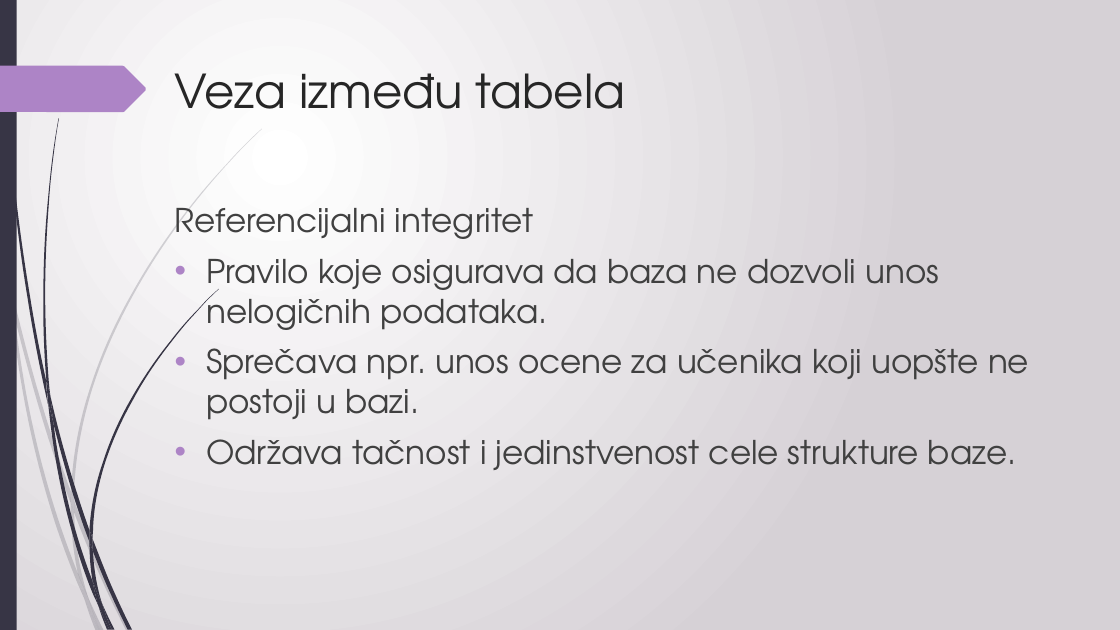
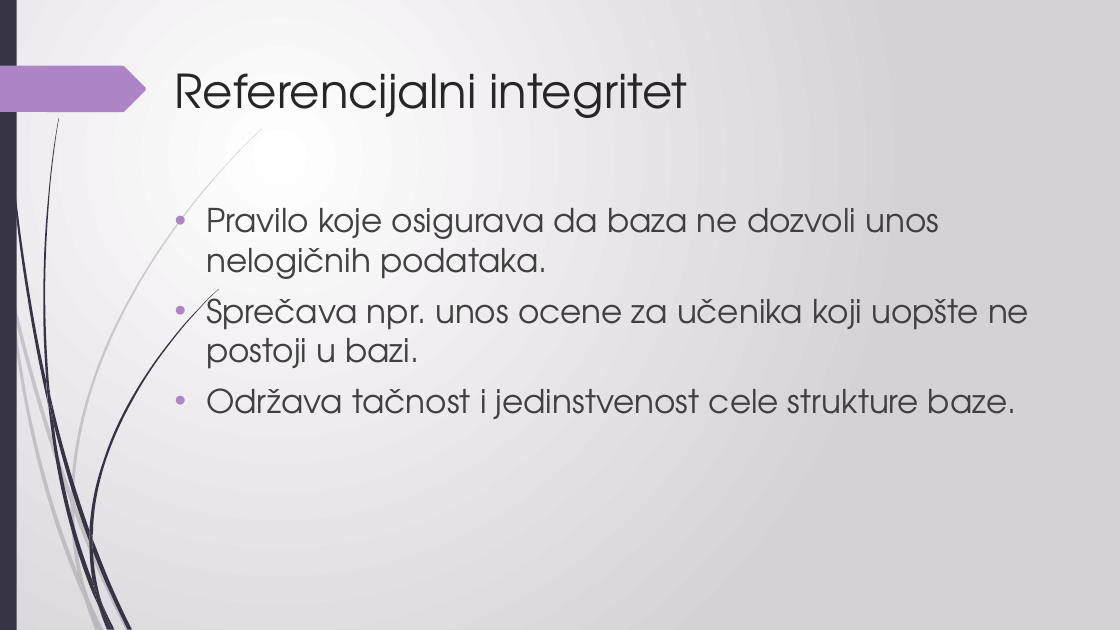
Before and after one commit to sanastojanovic/MNRI, a slide deck: slide 19 of 2025_seminarski/ml24821_Tanja_Sevic/bazePodataka.pptx. Drawn at 1120x630 pixels with LibreOffice and Linux fonts; fonts in the diff are those of the drawing. Boxes give left, top, right and bottom in pixels: in the first picture for what was removed or moved away, otherwise in the second. Text is boxed around its words. In the diff, an @@ line names an element or a change of style, - is before the commit and + after.

```diff
--- a/2025_seminarski/ml24821_Tanja_Sevic/bazePodataka.pptx
+++ b/2025_seminarski/ml24821_Tanja_Sevic/bazePodataka.pptx
@@ title at (175,73,687,118): text changed @@
-Veza između tabela
+Referencijalni integritet
@@ text at (175,208,533,239): paragraph removed @@
-Referencijalni integritet
```
Also in this commit, not shown: 18 other slides changed.
